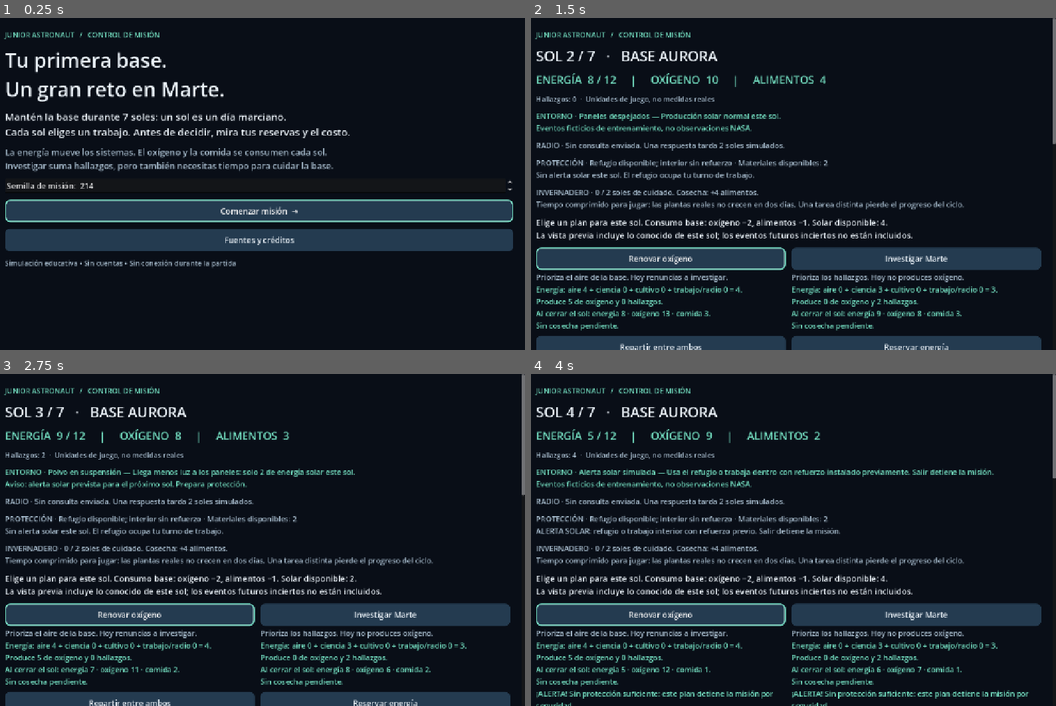
Above: before the commit, frames 1-4 (two rows, left to right).
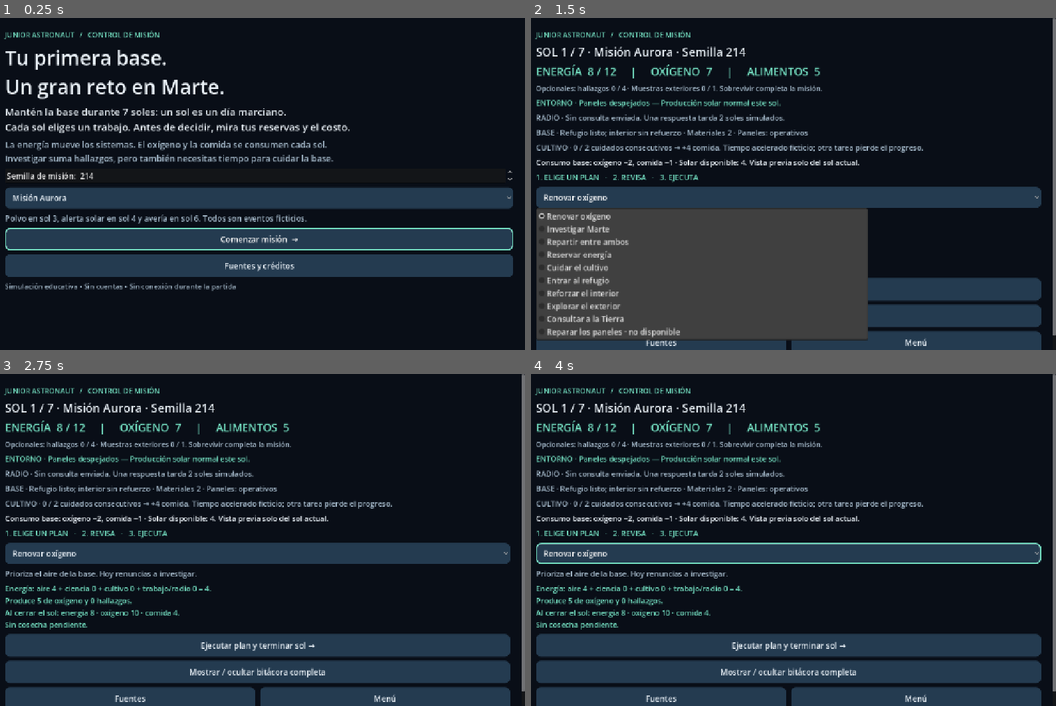
Above: after the commit, the same moments.

Repository: AlejoHuay/Junior-Astronaut-Mission-Trainer-----GAME
Game: Godot game, scene res://scenes/menus/main.tscn
Same seed, same stepped clock (60 frames per second), same inputs: the game is played once before the commit and once after it.
Inputs (mouse positions are in pixels of both pictures, inside the frame that each line leads up to):
- Up to frame 1 (0.25 s): no input
- Up to frame 2 (1.5 s): click "Comenzar misión →" at 0.5 s; click "Renovar oxígeno" at 1.25 s
- Up to frame 3 (2.75 s): click (383, 613) at 2 s, where only the run before the commit has a clickable "Investigar Marte"
- Up to frame 4 (4 s): click (662, 702) at 2.75 s, where only the run before the commit has a clickable "Repartir entre ambos"; click (788, 576) at 3.5 s, where only the run after the commit has a clickable "Volver"

The runs differ from the first frame. In frame 1, 23% of the frame differs, in the area x 1-98%, y 9-83%; in frame 2, 45%, in the area x 1-100%, y 8-100%; in frame 3, 38%; in frame 4, 42%.

Commit message:
feat(mission): complete phase two objectives scenarios and balance

Diff:
--- a/data/balance/mission.json
+++ b/data/balance/mission.json
@@ -9,6 +9,14 @@
     "communication_delay": 2,
     "advice_oxygen_bonus": 2,
     "panel_fault_loss": 2,
+    "science_goal": 4,
+    "outcomes": {
+        "success": "¡Completaste los 7 soles! Tu equipo mantuvo la base en marcha.",
+        "safety": "Misión detenida por seguridad: una alerta requería refugio o protección interior previa. No es una predicción médica.",
+        "oxygen": "Se agotó el oxígeno. Prueba producir aire antes de dedicar otro sol a ciencia o cultivo.",
+        "food": "Se agotaron los alimentos. Empieza la cosecha con tiempo y cuida su continuidad.",
+        "oxygen_food": "Se agotaron oxígeno y alimentos. Reorganiza la producción y evita esperar a la última reserva."
+    },
     "initial": {"energy": 8, "oxygen": 7, "food": 5, "materials": 2},
     "actions": {
         "support": {"label": "Renovar oxígeno", "allocation": {"life_support": 4, "science": 0, "greenhouse": 0}, "oxygen": 5, "description": "Prioriza el aire de la base. Hoy renuncias a investigar."},
@@ -16,7 +24,7 @@
         "combined": {"label": "Repartir entre ambos", "allocation": {"life_support": 3, "science": 3, "greenhouse": 0}, "oxygen": 3, "science": 2, "description": "Produce aire e investiga, pero gasta más energía de la que recargan los paneles."},
         "reserve": {"label": "Reservar energía", "allocation": {"life_support": 0, "science": 0, "greenhouse": 0}, "description": "No activas sistemas de trabajo. Recargas la batería, pero consumes reservas y pierdes un sol de investigación."},
         "grow": {"label": "Cuidar el cultivo", "allocation": {"life_support": 0, "science": 0, "greenhouse": 3}, "descr …(183 unchanged characters)…
-        "shelter": {"label": "Entrar al refugio", "allocation": {"life_support": 0, "science": 0, "greenhouse": 0}, "location": "shelter", "description": "Te proteges durante este sol. Sin trabajo científico ni producción de oxígeno; interrumpes cultivos. El blindaje pasivo no consume electricidad."},
+        "shelter": {"label": "Entrar al refugio", "allocation": {"life_support": 0, "science": 0, "greenhouse": 0}, "location": "shelter", "extra_oxygen": 1, "description": "Te proteges este sol. El traslado usa 1 oxígeno extra del equipo; pierdes trabajo y cultivos en curso. El blindaje pasivo no consume electricidad. Costos simplificados para jugar."},
         "reinforce": {"label": "Reforzar el interior", "allocation": {"life_support": 0, "science": 0, "greenhouse": 0} …(218 unchanged characters)…
         "eva": {"label": "Explorar el exterior", "allocation": {"life_support": 0, "science": 2, "greenhouse": 0}, "loc …(236 unchanged characters)…
         "radio": {"label": "Consultar a la Tierra", "allocation": {"life_support": 0, "science": 0, "greenhouse": 0}, " …(191 unchanged characters)…
--- a/src/domain/mission_rules.gd
+++ b/src/domain/mission_rules.gd
@@ -121,12 +121,20 @@
 		state.panel_fault = false
 	if config.actions[action_id].get("reinforce", false):
 		state.reinforced = true
+	if action_id == "eva" and not state.safety_stop:
+		state.samples += 1
 	if state.safety_stop:
-		state.outcome = "Misión detenida por seguridad: durante una alerta solar necesitas refugio o protección interior instalada antes del sol. No es una predicción médica."
-	elif state.oxygen == 0 or state.food == 0:
-		state.outcome = "La base necesita una pausa: se agotaron las reservas. Prueba otro plan."
+		state.outcome_code = "safety"
+	elif state.oxygen == 0 and state.food == 0:
+		state.outcome_code = "oxygen_food"
+	elif state.oxygen == 0:
+		state.outcome_code = "oxygen"
+	elif state.food == 0:
+		state.outcome_code = "food"
 	elif state.sol == int(config.mission_sols):
-		state.outcome = "¡Completaste los 7 soles! Tu equipo mantuvo la base en marcha."
+		state.outcome_code = "success"
+	if not state.outcome_code.is_empty():
+		state.outcome = config.outcomes[state.outcome_code]
 	state.phase = MissionState.Phase.FINISHED if not state.outcome.is_empty() else MissionState.Phase.DECISION
 	var report := {"ok": true, "sol": state.sol, "action": action_id,
 		"event": state.current_event, "materials_used": check.materials_used,
@@ -138,3 +146,15 @@
 		state.sol += 1
 		_prepare_sol(state)
 	return report
+
+func summary(state: MissionState) -> Dictionary:
+	var harvested: int = 0
+	var interruptions: int = 0
+	var shelter_turns: int = 0
+	for entry in state.history:
+		harvested += int(entry.budget.crop.harvest)
+		interruptions += 1 if entry.budget.crop.interrupted else 0
+		shelter_turns += 1 if entry.budget.sheltered else 0
+	return {"success": state.outcome_code == "success", "science_goal": state.science >= int(config.science_goal),
+		"sample_goal": state.samples > 0, "harvested": harvested, "interruptions": interruptions,
+		"shelter_turns": shelter_turns, "pending_count": state.pending.size()}
--- a/src/domain/mission_state.gd
+++ b/src/domain/mission_state.gd
@@ -28,6 +28,8 @@
 var rng_state: int = 0
 var history: Array[Dictionary] = []
 var outcome: String = ""
+var outcome_code: String = ""
+var samples: int = 0
 
 func snapshot() -> Dictionary:
 	return {"phase": phase, "sol": sol, "energy": energy, "oxygen": oxygen,
@@ -39,4 +41,5 @@
 		"radio_sent": radio_sent, "advice_ready": advice_ready, "radio_message": radio_message,
 		"pending": pending.duplicate(true),
 		"seed": str(mission_seed), "rng": str(rng_state),
-		"history": history.duplicate(true), "outcome": outcome}
+		"history": history.duplicate(true), "outcome": outcome, "outcome_code": outcome_code,
+		"samples": samples}
--- a/src/infrastructure/game_data.gd
+++ b/src/infrastructure/game_data.gd
@@ -25,11 +25,16 @@
 	return parsed
 
 func validate_balance(value: Dictionary) -> bool:
-	for key in ["mission_sols", "battery_capacity", "solar_per_sol", "oxygen_per_sol", "food_per_sol", "crop_turns", "harvest_food", "communication_delay", "advice_oxygen_bonus", "panel_fault_loss"]:
+	for key in ["mission_sols", "battery_capacity", "solar_per_sol", "oxygen_per_sol", "food_per_sol", "crop_turns", "harvest_food", "communication_delay", "advice_oxygen_bonus", "panel_fault_loss", "science_goal"]:
 		if not _positive_integer(value.get(key)):
 			return false
 	if not value.get("initial") is Dictionary or not value.get("actions") is Dictionary:
 		return false
+	if not value.get("outcomes") is Dictionary:
+		return false
+	for code in ["success", "safety", "oxygen", "food", "oxygen_food"]:
+		if not value.outcomes.get(code) is String or value.outcomes[code].is_empty():
+			return false
 	for key in ["energy", "oxygen", "food", "materials"]:
 		if not _positive_integer(value.initial.get(key)):
 			return false
--- a/src/presentation/mission_screen.gd
+++ b/src/presentation/mission_screen.gd
@@ -8,7 +8,13 @@
 var session: MissionSession
 var content: VBoxContainer
 var status: Label
-var actions: GridContainer
+var selected_action: String = "support"
+var action_picker: OptionButton
+var action_detail: Label
+var action_preview: Label
+var execute_button: Button
+var scenario_picker: OptionButton
+var scenario_description: Label
 var log_text: Label
 var seed_input: SpinBox
 
@@ -57,7 +63,7 @@
 		margin.add_theme_constant_override("margin_" + edge, 28)
 	scroll.add_child(margin)
 	content = VBoxContainer.new()
-	content.add_theme_constant_override("separation", 16)
+	content.add_theme_constant_override("separation", 10)
 	margin.add_child(content)
 	_label(content, "JUNIOR ASTRONAUT   /   CONTROL DE MISIÓN", 17, ACCENT)
 
@@ -72,52 +78,83 @@
 	seed_input.value = 214
 	seed_input.prefix = "Semilla de misión: "
 	content.add_child(seed_input)
-	var start_button := _button(content, "Comenzar misión  →", func(): session.start(int(seed_input.value)))
+	scenario_picker = OptionButton.new()
+	scenario_picker.custom_minimum_size.y = 48
+	content.add_child(scenario_picker)
+	for scenario_id in session.rules.config.scenarios:
+		scenario_picker.add_item(session.rules.config.scenarios[scenario_id].label)
+		scenario_picker.set_item_metadata(scenario_picker.item_count - 1, scenario_id)
+		if scenario_id == "demo":
+			scenario_picker.select(scenario_picker.item_count - 1)
+	scenario_description = _label(content, "", 19, MUTED)
+	scenario_picker.item_selected.connect(_scenario_selected)
+	_scenario_selected(scenario_picker.selected)
+	var start_button := _button(content, "Comenzar misión  →", func():
+		selected_action = "support"
+		session.start(int(seed_input.value), str(scenario_picker.get_item_metadata(scenario_picker.selected))))
 	start_button.grab_focus()
 	_button(content, "Fuentes y créditos", _show_sources)
 	_label(content, "Simulación educativa • Sin cuentas • Sin conexión durante la partida", 17, MUTED)
 
+func _scenario_selected(index: int) -> void:
+	var id: String = scenario_picker.get_item_metadata(index)
+	scenario_description.text = session.rules.config.scenarios[id].description
+
 func _show_mission() -> void:
 	_page()
 	var state := session.state
-	_label(content, "SOL %d / 7   ·   BASE AURORA" % state.sol, 34)
+	_label(content, "SOL %d / 7 · %s · Semilla %d" % [state.sol, session.rules.config.scenarios[state.scenario_id].label, state.mission_seed], 28)
 	_label(content, "ENERGÍA  %d / %d     |     OXÍGENO  %d     |     ALIMENTOS  %d" % [state.energy, session.rules.config.battery_capacity, state.oxygen, state.food], 26, ACCENT)
-	_label(content, "Hallazgos: %d  ·  Unidades de juego, no medidas reales" % state.science, 17, MUTED)
+	_label(content, "Opcionales: hallazgos %d / %d · Muestras exteriores %d / 1. Sobrevivir completa la misión." % [state.science, session.rules.config.science_goal, state.samples], 17, MUTED)
 	var event: Dictionary = session.rules.config.events[state.current_event]
-	_label(content, "ENTORNO · %s — %s\n%s" % [event.label, event.description, "Aviso: alerta solar prevista para el próximo sol. Prepara protección." if state.next_solar_alert else "Eventos ficticios de entrenamiento, no observaciones NASA."], 18, ACCENT)
+	_label(content, "ENTORNO · %s — %s%s" % [event.label, event.description, "\n¡Mañana hay alerta solar! Prepara protección." if state.next_solar_alert else ""], 18, ACCENT)
 	var radio_text := state.radio_message if not state.radio_message.is_empty() else "Sin consulta enviada. Una respuesta tarda %d soles simulados." % session.rules.config.communication_delay
 	_label(content, "RADIO · " + radio_text, 18, MUTED)
-	_label(content, "PROTECCIÓN · %s · Materiales disponibles: %d\n%s" % ["Interior reforzado" if state.reinforced else "Refugio disponible; interior sin refuerzo", state.materials, "ALERTA SOLAR: refugio o trabajo interior con refuerzo previo. Salir detiene la misión." if state.solar_alert else "Sin alerta solar este sol. El refugio ocupa tu turno de trabajo."], 18, MUTED)
-	_label(content, "INVERNADERO · %d / %d soles de cuidado. Cosecha: +%d alimentos.\nTiempo comprimido para jugar: las plantas reales no crecen en dos días. Una tarea distinta pierde el progreso del ciclo." % [state.crop_progress, session.rule …(67 unchanged characters)…
-	status = _label(content, "Elige un plan para este sol. Consumo base: oxígeno −%d, alimentos −%d. Solar disponible: %d.\nLa vista previa incluye lo conocido de este sol; los eventos futuros inciertos no están incluidos." % [session.rules.config.oxygen_per_sol, session.rules.config.food_per_sol, maxi(0, state.solar_output - (int(session.rules.config.panel_fault_loss) if state.panel_fault else 0))], 20)
+	_label(content, "BASE · %s · Materiales %d · Paneles: %s" % ["Interior reforzado" if state.reinforced else "Refugio listo; interior sin refuerzo", state.materials, "averiados" if state.panel_fault else "operativos"], 18, MUTED)
+	_label(content, "CULTIVO · %d / %d cuidados consecutivos → +%d comida. Tiempo acelerado ficticio; otra tarea pierde el progreso." % [state.crop_progress, session.rule …(67 unchanged characters)…
+	status = _label(content, "Consumo base: oxígeno −%d, comida −%d · Solar disponible: %d. Vista previa solo del sol actual." % [session.rules.config.oxygen_per_sol, session.rules.config.food_per_sol, maxi(0, state.solar_output - (int(session.rules.config.panel_fault_loss) if state.panel_fault else 0))], 18)
 	if state.phase == MissionState.Phase.FINISHED:
 		_label(content, state.outcome, 28)
+		var result := session.rules.summary(state)
+		_label(content, "Objetivos opcionales: ciencia %s · muestra exterior %s.\nCosechaste %d alimentos; interrumpiste %d cultivo(s); usaste refugio %d sol(es).\nConsejos aún pendientes al finalizar: %d. No se adelantan ni llegan suministros." % ["lograda" if result.science_goal else "pendiente", "lograda" if result.sample_goal else "pendiente", result.harvested, result.interruptions, result.shelter_turns, result.pending_count], 20, MUTED)
 		_button(content, "Volver a planear", _show_menu).grab_focus()
 	else:
-		actions = GridContainer.new()
-		actions.columns = 2
-		actions.add_theme_constant_override("h_separation", 14)
-		actions.add_theme_constant_override("v_separation", 12)
-		content.add_child(actions)
+		_label(content, "1. ELIGE UN PLAN   ·   2. REVISA   ·   3. EJECUTA", 18, ACCENT)
+		action_picker = OptionButton.new()
+		action_picker.custom_minimum_size.y = 48
+		content.add_child(action_picker)
 		for action_id in session.rules.config.actions:
 			var action: Dictionary = session.rules.config.actions[action_id]
 			var check := session.rules.preview(state, action_id)
-			var card := VBoxContainer.new()
-			card.size_flags_horizontal = Control.SIZE_EXPAND_FILL
-			actions.add_child(card)
-			var button := _button(card, action.label, session.choose.bind(action_id, state.sol))
-			button.disabled = not check.ok
-			_label(card, action.description, 18, MUTED)
-			_label(card, _preview_text(check), 18, ACCENT if check.ok else Color("ffca88"))
-			if check.ok and not get_viewport().gui_get_focus_owner():
-				button.grab_focus()
-	_label(content, "BITÁCORA · Qué cambió y por qué", 20, ACCENT)
+			action_picker.add_item(action.label + (" · no disponible" if not check.ok else ""))
+			action_picker.set_item_metadata(action_picker.item_count - 1, action_id)
+			if action_id == selected_action:
+				action_picker.select(action_picker.item_count - 1)
+		action_detail = _label(content, "", 18, MUTED)
+		action_preview = _label(content, "", 18, ACCENT)
+		var expected_sol: int = state.sol
+		execute_button = _button(content, "Ejecutar plan y terminar sol →", func(): session.choose(selected_action, expected_sol))
+		action_picker.item_selected.connect(_action_selected)
+		_action_selected(action_picker.selected)
+		action_picker.grab_focus()
+		if not state.history.is_empty():
+			var last: Dictionary = state.history.back()
+			_label(content, "Último sol · %s: energía %+d, oxígeno %+d, comida %+d, ciencia %+d." % [session.rules.config.actions[last.action].label, last.energy, last.oxygen, last.food, last.science], 18, MUTED)
+	_button(content, "Mostrar / ocultar bitácora completa", func(): log_text.visible = not log_text.visible)
 	log_text = _label(content, _history(), 18, MUTED)
+	log_text.visible = state.phase == MissionState.Phase.FINISHED
 	var navigation := HBoxContainer.new()
 	navigation.add_theme_constant_override("separation", 12)
 	content.add_child(navigation)
 	_button(navigation, "Fuentes", _show_sources)
 	_button(navigation, "Menú", _show_menu)
+
+func _action_selected(index: int) -> void:
+	selected_action = str(action_picker.get_item_metadata(index))
+	var check := session.rules.preview(session.state, selected_action)
+	action_detail.text = session.rules.config.actions[selected_action].description
+	action_preview.text = _preview_text(check)
+	execute_button.disabled = not check.ok
 
 func _history() -> String:
 	if session.state.history.is_empty():
@@ -143,6 +180,10 @@
 		text += "\nMateriales locales: −%d." % preview.materials_used
 	if preview.radio_due_sol > 0:
 		text += "\nConsejo pendiente hasta el inicio del sol %d; no llegan suministros." % preview.radio_due_sol
+		if preview.radio_due_sol > int(session.rules.config.mission_sols):
+			text += " No llegará antes de terminar la misión."
+	if preview.oxygen_consumed > int(session.rules.config.oxygen_per_sol):
+		text += "\nIncluye oxígeno extra del equipo: consumo total %d este sol." % preview.oxygen_consumed
 	if preview.uses_advice:
 		text += "\nIncluye el consejo recibido; se usa una sola vez."
 	if preview.safety_stop:
--- a/tests/run_tests.gd
+++ b/tests/run_tests.gd
@@ -39,6 +39,7 @@
 	test_crops(config, data)
 	test_protection(config)
 	test_events_and_radio(config, data)
+	test_phase_two_strategies(config)
 	print("Tests: %d assertions, %d failures" % [assertions, failures])
 	quit(1 if failures else 0)
 
@@ -157,7 +158,7 @@
 	var plan := rules.preview(state, "shelter")
 	check(plan.cost == 0 and plan.protected and not plan.safety_stop and plan.science_gained == 0, "Passive shelter protects at cost of work, not electricity")
 	rules.resolve(state, "shelter", 1)
-	check(state.sheltered and state.phase == MissionState.Phase.DECISION and state.oxygen == 5, "Shelter still consumes oxygen and food")
+	check(state.sheltered and state.phase == MissionState.Phase.DECISION and state.oxygen == 4, "Shelter consumes oxygen, transfer oxygen and food")
 	state = rules.start(214)
 	rules.resolve(state, "reinforce", 1)
 	check(state.reinforced and state.materials == 0, "Reinforcement spends limited materials and turn")
@@ -225,3 +226,51 @@
 	check(not data.validate_events(bad, 7), "Unknown event rejected")
 	bad.scenarios.demo.timeline[0] = ["solar"]
 	check(not data.validate_events(bad, 7), "Unannounced random solar alerts rejected")
+
+func test_phase_two_strategies(config: Dictionary) -> void:
+	var fixtures: Dictionary = JSON.parse_string(FileAccess.get_file_as_string("res://tests/strategies.json"))
+	var results: Dictionary = {}
+	for scenario in ["training", "demo", "exploration"]:
+		for seed_value in [1, 77, 214, 999]:
+			for strategy in fixtures:
+				var rules := MissionRules.new(config)
+				var state := rules.start(seed_value, scenario)
+				for action in fixtures[strategy]:
+					check(rules.resolve(state, action, state.sol).ok, "%s/%s/%d action resolves" % [scenario, strategy, seed_value])
+				check(state.outcome_code == "success" and state.history.size() == 7, "%s/%s/%d survives seven sols" % [scenario, strategy, seed_value])
+				if scenario == "demo" and seed_value == 214:
+					results[strategy] = state
+					print("Strategy %s: energy=%d oxygen=%d food=%d science=%d materials=%d" % [strategy, state.energy, state.oxygen, state.food, state.science, state.materials])
+	check(results.scientific.science > results.cautious.science and results.scientific.oxygen < results.cautious.oxygen, "More science sacrifices oxygen reserves")
+	check(results.reinforced.materials == 0 and results.cautious.materials == 2, "Working inside during alert costs upgrade materials")
+	check(results.radio.science == 0 and results.radio.oxygen > results.cautious.oxygen, "Waiting for advice trades science for later oxygen")
+	var rules := MissionRules.new(config)
+	check(rules.summary(results.scientific).science_goal and rules.summary(results.scientific).sample_goal, "Scientific strategy earns optional goals")
+	check(not rules.summary(results.cautious).science_goal and rules.summary(results.cautious).success, "Optional science never gates survival victory")
+	var food_failure := rules.start(214)
+	for index in range(5):
+		rules.resolve(food_failure, "support", food_failure.sol)
+	check(food_failure.outcome_code == "food", "Food shortage has a specific ending")
+	var oxygen_failure := rules.start(214)
+	for index in range(4):
+		rules.resolve(oxygen_failure, "research", oxygen_failure.sol)
+	check(oxygen_failure.outcome_code == "oxygen", "Oxygen shortage has a specific ending")
+	var unsafe := rules.start(214)
+	unsafe.sol = 7
+	unsafe.solar_alert = true
+	rules.resolve(unsafe, "eva", 7)
+	check(unsafe.outcome_code == "safety", "Safety failure takes precedence over last-sol victory")
+	var expired := rules.start(214)
+	expired.sol = 7
+	expired.food = 1
+	rules.resolve(expired, "support", 7)
+	check(expired.outcome_code == "food", "Reserve failure takes precedence over last-sol victory")
+	var before := expired.snapshot()
+	check(not rules.resolve(expired, "grow", 7).ok and expired.snapshot() == before, "Final state remains immutable to new decisions")
+	var variants: Dictionary = {}
+	for seed_value in range(1, 21):
+		var state := rules.start(seed_value, "exploration")
+		rules.resolve(state, "grow", 1)
+		rules.resolve(state, "grow", 2)
+		variants[state.current_event] = true
+	check(variants.size() > 1, "Different seeds actually change uncertain events")
--- a/tests/smoke_scene.gd
+++ b/tests/smoke_scene.gd
@@ -9,12 +9,16 @@
 	var screen = packed.instantiate()
 	root.add_child(screen)
 	await process_frame
-	screen.session.start(214, "training")
-	for action in ["grow", "grow", "support", "grow", "support", "research", "support"]:
-		screen.session.choose(action, screen.session.state.sol)
+	screen.session.start(214, "demo")
+	for action in ["grow", "grow", "support", "shelter", "combined", "eva", "support"]:
+		for index in range(screen.action_picker.item_count):
+			if screen.action_picker.get_item_metadata(index) == action:
+				screen.action_picker.select(index)
+				screen._action_selected(index)
+		screen.execute_button.pressed.emit()
 		await process_frame
-	if screen.session.state.phase != MissionState.Phase.FINISHED:
-		printerr("FAIL: scene did not reach the mission result")
+	if screen.session.state.outcome_code != "success" or screen.session.state.science != 5:
+		printerr("FAIL: presentation controls did not complete the scientific strategy")
 		quit(1)
 		return
 	screen._show_sources()
@@ -23,5 +27,5 @@
 	await process_frame
 	screen.queue_free()
 	await process_frame
-	print("Scene smoke: menu, cultivation, harvest, interruption, result and sources loaded")
+	print("Scene smoke: scenario menu, plan selector, preview, execution, alert, objectives, result and sources loaded")
 	quit(0)
--- /dev/null
+++ b/tests/strategies.json
@@ -0,0 +1,6 @@
+{
+    "cautious": ["grow", "grow", "support", "shelter", "support", "research", "support"],
+    "scientific": ["grow", "grow", "support", "shelter", "combined", "eva", "support"],
+    "reinforced": ["reinforce", "grow", "grow", "support", "combined", "research", "support"],
+    "radio": ["grow", "grow", "support", "shelter", "radio", "support", "support"]
+}
Not shown, changed: docs/ARCHITECTURE.md
Not shown, added: docs/BALANCE.md
